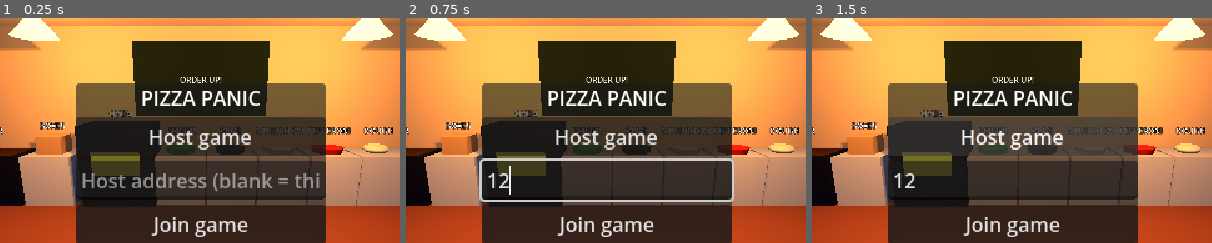
Above: before the commit, frames 1-3 (left to right).
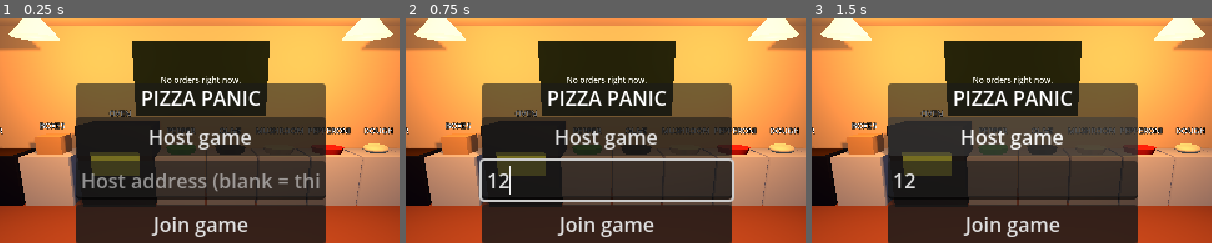
Above: after the commit, the same moments.

Repository: DavidAkrid/Pizza-Panic
Game: Godot game, scene res://scenes/world.tscn
Same seed, same stepped clock (60 frames per second), same inputs: the game is played once before the commit and once after it.
Inputs (mouse positions are % of the whole screen's width and height, from its top left):
- Up to frame 1 (0.25 s): no input
- Up to frame 2 (0.75 s): click (50, 52) at 0.52 s; type "12" at 0.6 s
- Up to frame 3 (1.5 s): click "Host game" at 1.25 s
The pictures show only the part of the screen within x 25-75%, y 16-66%; the shares and areas given below are measured in that part.

The runs differ from the first frame. In frame 1, 0.3% of the frame differs, in the area x 40-61%, y 25-30%; in frame 2, 0.3%; in frame 3, 0.3%.

Commit message:
Co-op rebuild step 5: shared orders, team delivery, team money
GameState (host-owned, synced) holds the current order and team money;
every machine drives the order board, HUD, compass, porch lights and
chevrons from it. Knocks are host-validated; the host picks the customer
visit's timing and plays it on every machine, then takes matching items
from every player near the door (team deliveries). Payouts are announced
to everyone. Doors get fixed node names and customers are seeded by
address so they match across machines.

Co-Authored-By: Claude Opus 5.5 <noreply@anthropic.com>

Diff:
--- a/game_coop/scenes/world.tscn
+++ b/game_coop/scenes/world.tscn
@@ -4,6 +4,7 @@
 [ext_resource type="Script" path="res://scripts/hud.gd" id="2_hud"]
 [ext_resource type="Script" path="res://scripts/station.gd" id="5_station"]
 [ext_resource type="Script" path="res://scripts/cook_station.gd" id="6_cook"]
+[ext_resource type="Script" path="res://scripts/game_state.gd" id="7_game"]
 [ext_resource type="Script" path="res://scripts/ambience.gd" id="3_ambience"]
 [ext_resource type="Script" path="res://scripts/neighborhood.gd" id="4_hood"]
 
@@ -153,6 +154,14 @@
 material = SubResource("mat_chalk")
 size = Vector3(0.05, 1.85, 2.4)
 
+[sub_resource type="SceneReplicationConfig" id="game_replication"]
+properties/0/path = NodePath(".:money")
+properties/0/spawn = true
+properties/0/replication_mode = 2
+properties/1/path = NodePath(".:order")
+properties/1/spawn = true
+properties/1/replication_mode = 2
+
 [sub_resource type="BoxShape3D" id="shape_station_top"]
 size = Vector3(0.7, 0.4, 0.7)
 
@@ -837,3 +846,9 @@
 offset_top = 336.0
 offset_right = 632.0
 offset_bottom = 354.0
+
+[node name="Game" type="Node" parent="."]
+script = ExtResource("7_game")
+
+[node name="Sync" type="MultiplayerSynchronizer" parent="Game"]
+replication_config = SubResource("game_replication")
--- /dev/null
+++ b/game_coop/scripts/game_state.gd
@@ -0,0 +1,247 @@
+class_name GameState
+extends Node
+## Host-owned game rules: the current order, the team's money, and deliveries.
+## Its Sync node sends `money` and `order` to everyone. Clients only READ them (HUD, order board,
+## porch lights, chevrons, door prompts); every change happens on the host.
+##
+## order = {} when there's no order, else {"house": "<address>", "items": [{"kind": ..., "toppings": [...]}, ...]}
+## (items = what's still owed). Always reassign `order`, never mutate it: the Sync only notices reassignment.
+
+const PAY := {"pizza": 20.0, "sticks": 8.0, "soda": 3.0} # base pay per item before quality
+const PERFECT_TIP := 10
+const ITEM_WEIGHTS := {"pizza": 6.0, "sticks": 3.0, "soda": 2.0} # how often each shows up in orders
+const MAX_ORDER_ITEMS := 2
+## Everyone within this distance of the door when it opens hands over what they're carrying.
+const DELIVERY_RANGE := 4.5
+
+static var instance: GameState
+
+var money := 0
+var order := {}:
+	set(value):
+		order = value
+		if is_node_ready():
+			_show_order()
+var _last_house := ""
+
+
+func _enter_tree() -> void:
+	instance = self
+
+
+func _ready() -> void:
+	set_multiplayer_authority(1)
+	_show_order()
+
+
+## Host: called when the game starts.
+func start() -> void:
+	_new_order(true)
+
+
+func _process(_delta: float) -> void:
+	if not multiplayer.is_server() or not multiplayer.has_multiplayer_peer():
+		return
+	# A new order comes in once somebody is back at the shop.
+	if order.is_empty() and _anyone_in_shop():
+		_new_order(false)
+		announce.rpc("New order on the board!", 3.0)
+
+
+# --- Orders ---------------------------------------------------------------------------
+
+func has_order() -> bool:
+	return not order.is_empty()
+
+
+func order_house() -> House:
+	return _house(order.get("house", ""))
+
+
+func is_order_house(house: House) -> bool:
+	return has_order() and order.house == house.address
+
+
+## Human-readable line for one order entry.
+static func describe_entry(entry: Dictionary) -> String:
+	match entry.kind:
+		"pizza":
+			return "Pizza: " + " + ".join(PackedStringArray(entry.toppings))
+		"sticks":
+			return "Mozzarella Sticks"
+	return "Soda"
+
+
+func _new_order(first: bool) -> void:
+	var items: Array = []
+	if first:
+		items.append(_random_entry("pizza")) # first order is always just a pizza, next door
+	else:
+		var kinds: Array[String] = []
+		for i in randi_range(1, MAX_ORDER_ITEMS):
+			var k := _weighted_kind()
+			while k in kinds:
+				k = _weighted_kind()
+			kinds.append(k)
+		for k in kinds:
+			items.append(_random_entry(k))
+	var houses := _hood().houses
+	var house: House = houses[0] if first else houses.pick_random()
+	while not first and house.address == _last_house:
+		house = houses.pick_random()
+	order = {"house": house.address, "items": items}
+
+
+func _weighted_kind() -> String:
+	var total := 0.0
+	for w: float in ITEM_WEIGHTS.values():
+		total += w
+	var roll := randf() * total
+	for k: String in ITEM_WEIGHTS:
+		roll -= ITEM_WEIGHTS[k]
+		if roll <= 0.0:
+			return k
+	return "pizza"
+
+
+func _random_entry(kind: String) -> Dictionary:
+	var entry := {"kind": kind, "toppings": []}
+	if kind == "pizza":
+		var names: Array = Pizza.TOPPINGS.keys()
+		names.shuffle()
+		entry.toppings = names.slice(0, randi_range(1, 2))
+	return entry
+
+
+## Every machine: porch lights, chevrons, and the kitchen order board follow the order.
+func _show_order() -> void:
+	var world := World.instance
+	if world == null or _hood() == null:
+		return
+	for h in _hood().houses:
+		h.set_active(is_order_house(h))
+	var board: Label3D = world.get_node("Shop/OrderBoard/Text")
+	if not has_order():
+		board.text = "No orders right now."
+		return
+	var lines := PackedStringArray(["ORDER UP!"])
+	for entry in order.items:
+		lines.append(describe_entry(entry))
+	lines.append("Deliver to " + order.house)
+	board.text = "\n".join(lines)
+
+
+# --- Delivery ---------------------------------------------------------------------------
+
+## Does this item fill this order entry?
+static func matches(entry: Dictionary, it: Item) -> bool:
+	if it.kind != entry.kind:
+		return false
+	if it.kind == "pizza":
+		return it.pizza().stage == Pizza.Stage.BOXED
+	if it.kind == "sticks":
+		return not it.is_frozen()
+	return true
+
+
+## Prompt for a house door, worked out locally.
+func door_prompt(house: House, p: Player) -> String:
+	if is_order_house(house):
+		for entry in order.items:
+			for it in p.inventory():
+				if it and matches(entry, it):
+					return "[E] Deliver to %s" % house.address
+	return "[E] Knock"
+
+
+## Host: the customer has the door open. Takes what they ordered from everyone near the door.
+func deliver(house: House, door_position: Vector3) -> void:
+	if not is_order_house(house):
+		return
+	var offered: Array[Item] = []
+	for p: Player in World.instance.players.get_children():
+		if p.global_position.distance_to(door_position) <= DELIVERY_RANGE:
+			for it in p.inventory():
+				if it:
+					offered.append(it)
+	var remaining: Array = order.items.duplicate(true)
+	var lines := PackedStringArray()
+	var total := 0
+	for entry in order.items:
+		for it in offered:
+			if matches(entry, it):
+				var result := _score(entry, it)
+				total += result[0]
+				lines.append(result[1])
+				offered.erase(it)
+				remaining.erase(entry)
+				it.queue_free() # handed over: gone for everyone
+				break
+	if lines.is_empty():
+		var wanted := PackedStringArray()
+		for entry in order.items:
+			wanted.append(describe_entry(entry) + (" (boxed)" if entry.kind == "pizza" else ""))
+		announce.rpc("They ordered:\n" + "\n".join(wanted), 3.5)
+		return
+	money += total
+	lines.insert(0, "Delivered! +$%d" % total)
+	if remaining.is_empty():
+		_last_house = house.address
+		order = {}
+		lines.append("Order complete. Head back to the shop.")
+	else:
+		order = {"house": order.house, "items": remaining}
+		var left := PackedStringArray()
+		for entry in remaining:
+			left.append(describe_entry(entry))
+		lines.append("Still waiting on: " + ", ".join(left))
+	announce.rpc("\n".join(lines), 6.0)
+
+
+## [pay, summary line] for handing over `it` to fill `entry`.
+func _score(entry: Dictionary, it: Item) -> Array:
+	match entry.kind:
+		"pizza":
+			var pizza := it.pizza()
+			var correct := 0
+			for t in entry.toppings:
+				if t in pizza.toppings:
+					correct += 1
+			var missing: int = entry.toppings.size() - correct
+			var extra := pizza.toppings.size() - correct
+			var accuracy := clampf(1.0 - 0.35 * missing - 0.2 * extra, 0.1, 1.0)
+			var pay := int(round(PAY.pizza * accuracy * pizza.bake_quality * pizza.condition / 100.0))
+			var toppings := "toppings right" if missing == 0 and extra == 0 else "%d missing, %d extra" % [missing, extra]
+			var line := "Pizza $%d: %s, %s, %d%% intact" % [pay, toppings, pizza.bake_label, int(pizza.condition)]
+			if missing == 0 and extra == 0 and pizza.bake_label == "perfect" and pizza.condition >= 100.0:
+				pay += PERFECT_TIP
+				line += " (+$%d tip!)" % PERFECT_TIP
+			return [pay, line]
+		"sticks":
+			var pay := int(round(PAY.sticks * float(it.state.get("fry_quality", 0.2))))
+			return [pay, "Mozzarella Sticks $%d: %s" % [pay, it.state.get("fry", "?")]]
+	return [int(PAY.soda), "Soda $%d" % int(PAY.soda)]
+
+
+## A message on everyone's screen.
+@rpc("authority", "call_local", "reliable")
+func announce(text: String, duration: float) -> void:
+	World.instance.hud.show_message(text, duration)
+
+
+func _anyone_in_shop() -> bool:
+	for p: Player in World.instance.players.get_children():
+		if World.is_in_shop(p.global_position):
+			return true
+	return false
+
+
+func _hood() -> Neighborhood:
+	return World.instance.get_node_or_null("Neighborhood") as Neighborhood
+
+
+func _house(address: String) -> House:
+	for h in _hood().houses:
+		if h.address == address:
+			return h
+	return null
--- a/game_coop/scripts/house_door.gd
+++ b/game_coop/scripts/house_door.gd
@@ -89,39 +89,65 @@
 	_head.global_basis = _head.global_basis.slerp(target, clampf(10.0 * delta, 0.0, 1.0))
 
 
-# CO-OP TODO (orders step): prompts/deliveries come back once orders are host-owned.
-func get_prompt(_p: Player) -> String:
-	return "" if _busy else "[E] Knock"
-
-
-func interact(p: Player) -> void:
-	if _busy:
-		return
-	_busy = true
-	_audio.play()
+func get_prompt(p: Player) -> String:
+	return "" if _busy else GameState.instance.door_prompt(house, p)
+
+
+func interact(_p: Player) -> void:
+	if not _busy:
+		_request_knock.rpc_id(1)
+
+
+## Host: someone knocked. Everyone hears it; at the order house the customer comes to the door.
+@rpc("any_peer", "call_local", "reliable")
+func _request_knock() -> void:
+	if not multiplayer.is_server() or _busy:
+		return
+	var id := multiplayer.get_remote_sender_id()
+	var knocker := World.instance.player(id if id != 0 else 1)
+	if knocker == null or knocker.global_position.distance_to(global_position) > 3.5:
+		return
+	_play_knock.rpc()
 	await get_tree().create_timer(0.55).timeout
-	# CO-OP TODO (orders step): open up and _visit() at the order house, synced to everyone.
-	_busy = false
-
-
-## Door cracks open, customer leans out around the frame and grabs the order straight away,
-## hangs around a random moment, ducks back in. Speed and linger time vary per visit.
-func _visit(p: Player) -> void:
+	if not GameState.instance.is_order_house(house):
+		_set_idle.rpc() # nobody home (as far as you know)
+		return
+	# Pick the visit's personality once, here, so every machine plays the same visit.
 	var pace := randf_range(0.75, 1.3) # >1 = snappier
 	var linger := randf_range(0.4, 1.6)
 	var lean := PEEK_LEAN + randf_range(-0.06, 0.06)
+	var flap := randf_range(12.0, 17.0)
+	_play_visit.rpc(pace, linger, lean, flap)
+	await get_tree().create_timer(0.2 / pace).timeout # as soon as they're in view...
+	GameState.instance.deliver(house, global_position) # ...they grab the order
+
+
+@rpc("authority", "call_local", "reliable")
+func _play_knock() -> void:
+	_busy = true
+	_audio.play()
+
+
+@rpc("authority", "call_local", "reliable")
+func _set_idle() -> void:
+	_busy = false
+
+
+## Door cracks open, customer leans out around the frame (and looks at YOU, on your screen),
+## hangs around a moment, ducks back in. The host picks the timing so it matches everywhere.
+@rpc("authority", "call_local", "reliable")
+func _play_visit(pace: float, linger: float, lean: float, flap_speed: float) -> void:
+	_busy = true
 	_customer.rotation.z = 0.0
 	_head.rotation = Vector3.ZERO
 	_flap_t = 0.0
-	_flap_speed = randf_range(12.0, 17.0)
+	_flap_speed = flap_speed
 	_peek_pivot.rotation.y = PEEK_HIDDEN
 	_peek_pivot.visible = true
 	var tw := create_tween().set_parallel()
 	tw.tween_property(_hinge, "rotation:y", DOOR_OPEN, 0.18 / pace).set_ease(Tween.EASE_OUT).set_trans(Tween.TRANS_QUAD)
 	tw.tween_property(_peek_pivot, "rotation:y", 0.0, 0.3 / pace).set_delay(0.08 / pace).set_ease(Tween.EASE_OUT).set_trans(Tween.TRANS_BACK)
 	tw.tween_property(_customer, "rotation:z", lean, 0.3 / pace).set_delay(0.08 / pace).set_ease(Tween.EASE_OUT).set_trans(Tween.TRANS_BACK)
-	await get_tree().create_timer(0.2 / pace).timeout # as soon as they're in view
-	# CO-OP TODO (orders step): hand over the order here.
 	await tw.finished
 	await get_tree().create_timer(linger).timeout
 	tw = create_tween().set_parallel()
@@ -130,15 +156,19 @@
 	tw.tween_property(_hinge, "rotation:y", 0.0, 0.2 / pace).set_delay(0.12 / pace).set_ease(Tween.EASE_IN).set_trans(Tween.TRANS_QUAD)
 	await tw.finished
 	_peek_pivot.visible = false
+	_busy = false
 
 
 ## A simple low-poly person, feet at the origin, facing +Z (out the front door).
 func _build_customer() -> Node3D:
 	var root := Node3D.new()
+	# Seeded by address so every machine sees the same person at this house.
+	var rng := RandomNumberGenerator.new()
+	rng.seed = house.address.hash() if house else 0
 	var shirt := StandardMaterial3D.new()
-	shirt.albedo_color = SHIRTS.pick_random()
+	shirt.albedo_color = SHIRTS[rng.randi() % SHIRTS.size()]
 	var skin := StandardMaterial3D.new()
-	skin.albedo_color = SKIN_TONES.pick_random()
+	skin.albedo_color = SKIN_TONES[rng.randi() % SKIN_TONES.size()]
 	var dark := StandardMaterial3D.new()
 	dark.albedo_color = Color(0.05, 0.05, 0.05)
 
--- a/game_coop/scripts/neighborhood.gd
+++ b/game_coop/scripts/neighborhood.gd
@@ -228,6 +228,7 @@
 		_window(Vector3(wx, 2.0, 3.52), Vector3(1.4, 1.1, 0.06), 0.25, h)
 
 	var door := HouseDoor.new()
+	door.name = "Door" # fixed name: knock RPCs must find the same node on every machine
 	door.house = h
 	door.position = Vector3(0, 1.05, 3.56)
 	door.build(_mat(Color(0.25, 0.12, 0.08)))
--- a/game_coop/scripts/world.gd
+++ b/game_coop/scripts/world.gd
@@ -72,13 +72,31 @@
 		return
 	hud.set_stamina(me.stamina / Player.STAMINA_MAX)
 	hud.set_slots(me.inventory(), me.active_slot)
+	_refresh_order_hud(me)
+
+
+## Order info, team money and the compass marker, from the host-owned GameState.
+func _refresh_order_hud(me: Player) -> void:
+	var game := GameState.instance
+	hud.money_label.text = "$%d" % game.money
+	var lines := PackedStringArray()
+	if game.has_order():
+		lines.append("DELIVER TO: " + game.order.house)
+		for entry in game.order.items:
+			lines.append("- " + GameState.describe_entry(entry))
+	else:
+		lines.append("No order. Head back to the shop.")
+	hud.order_label.text = "\n".join(lines)
 	var fwd := -me.global_transform.basis.z
 	hud.compass.heading = atan2(fwd.x, -fwd.z)
-	if me.in_shop:
-		hud.compass.marker_bearing = NAN
-	else:
+	if game.has_order():
+		hud.compass.marker_bearing = Compass.bearing(me.global_position, game.order_house().marker_position())
+		hud.compass.marker_color = Color(1, 0.85, 0.4)
+	elif not me.in_shop:
 		hud.compass.marker_bearing = Compass.bearing(me.global_position, SHOP_DOOR)
 		hud.compass.marker_color = Color(1, 0.5, 0.3)
+	else:
+		hud.compass.marker_bearing = NAN
 	var target = me.get_interact_target()
 	hud.prompt_label.text = target.get_prompt(me) if target else ""
 
@@ -91,6 +109,7 @@
 		return
 	_enter_game()
 	_spawn_player(1)
+	GameState.instance.start()
 	status.text = ""
 
 
@@ -112,8 +131,6 @@
 func _enter_game() -> void:
 	menu.hide()
 	hud.visible = true
-	hud.order_label.text = "Co-op build in progress: no orders yet."
-	hud.money_label.text = ""
 	if not multiplayer.is_server():
 		status.text = ""
 
Not shown, added: game_coop/scripts/game_state.gd.uid
Not shown, changed: CLAUDE.md
